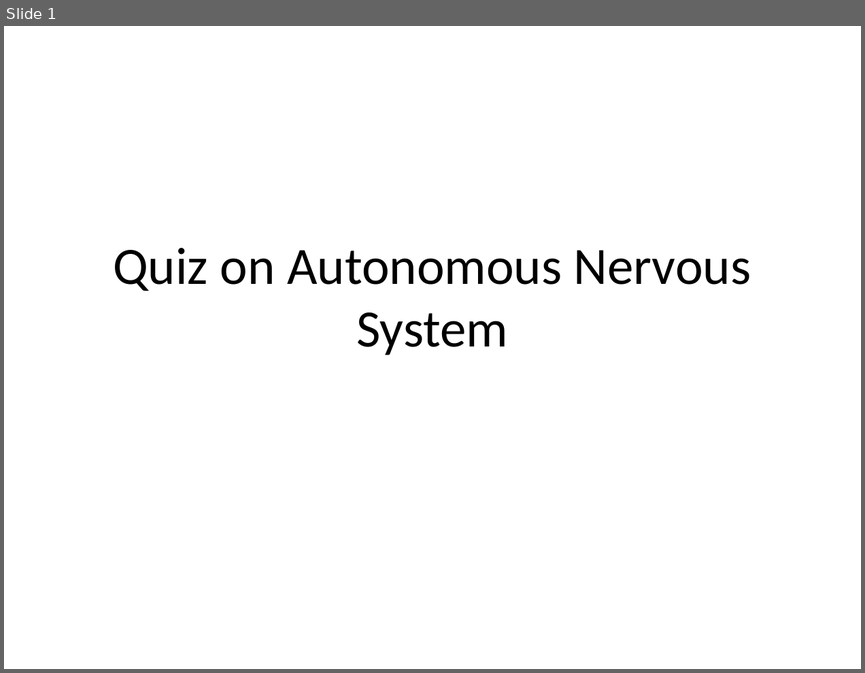
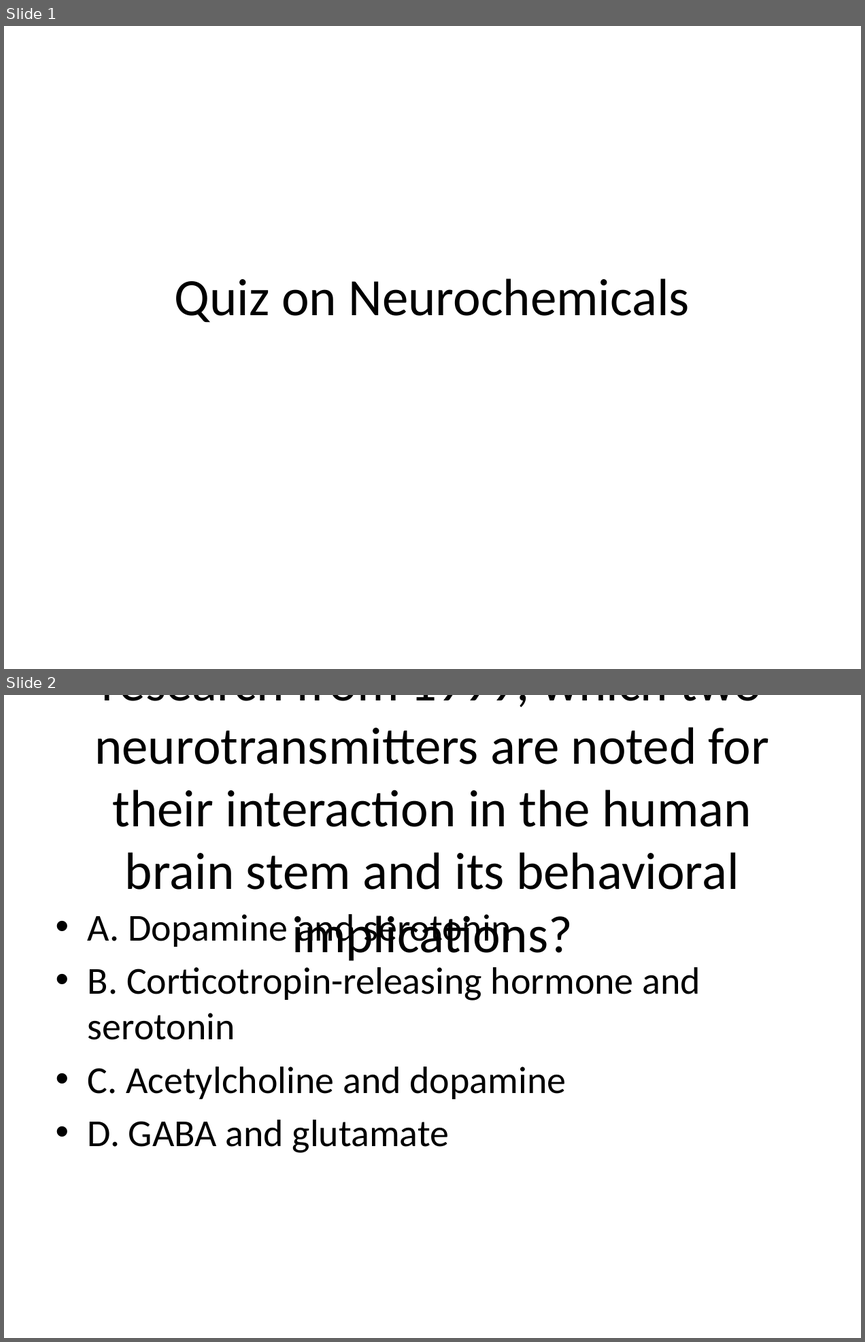
Before and after one commit to possibly-nrs-14/rag-sme, a slide deck: exports/quiz.pptx. Shown one above the other, each under a label of ours: slide 1 before the commit, slides 1 and 2 after it. The pictures are 865x673 and 865x1342 pixels, drawn with LibreOffice and Linux fonts; fonts in the diff are those of the drawing. Boxes give left, top, right and bottom in pixels: in the first picture for what was removed or moved away, otherwise in the second. Text is boxed around its words. In the diff, an @@ line names an element or a change of style, - is before the commit and + after.

```diff
--- a/exports/quiz.pptx
+++ b/exports/quiz.pptx
@@ slide 2 added at box(4, 695, 861, 1338), background #FFFFFF @@
@@ title added at box(94, 695, 769, 961), 44 pt, text #000000 @@
+Q1: In the context of neuroscience research from 1999, which two neurotransmitters are noted for their interaction in the human brain stem and its behavioral implications?
@@ text added at box(88, 914, 701, 1153), 32 pt, text #000000 @@
+• A. Dopamine and serotonin
+• B. Corticotropin-releasing hormone and serotonin
+• C. Acetylcholine and dopamine
+• D. GABA and glutamate
@@ slide 1 changed as well @@
@@ title at box(175, 278, 689, 322): text changed @@
-Quiz on Autonomous Nervous System
+Quiz on Neurochemicals
```
Also in this commit, not shown: 2 other slides changed, 4 other slides added, 1 slide removed, 8 other files.
